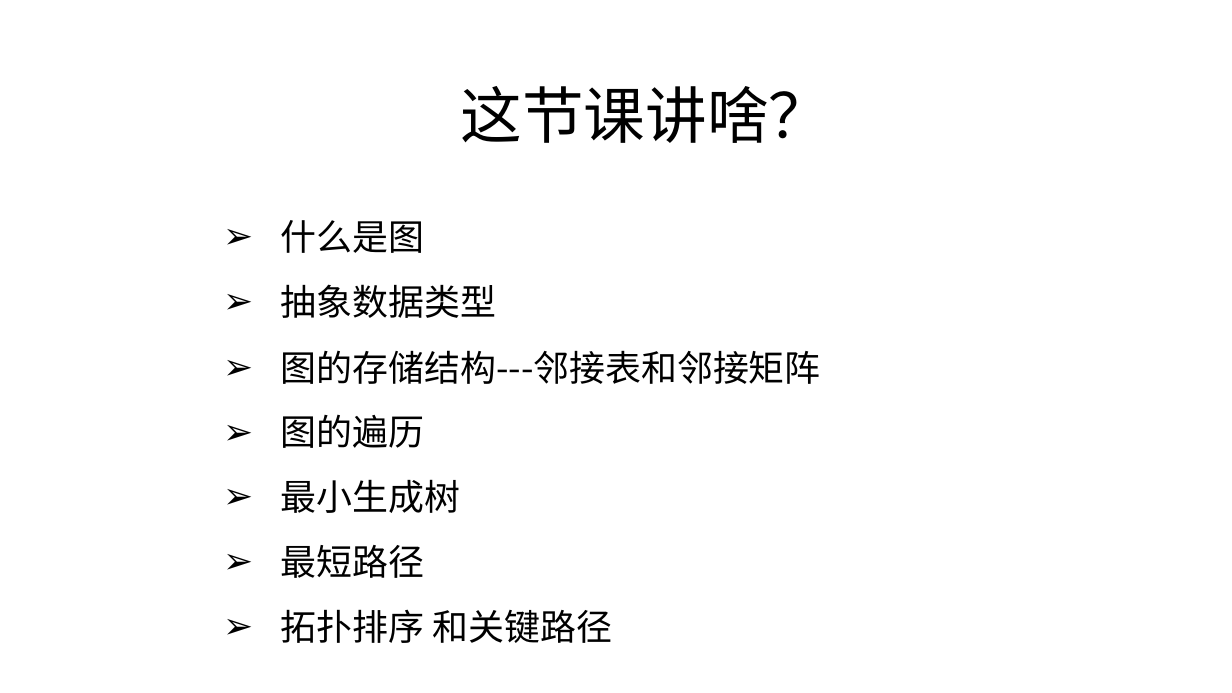
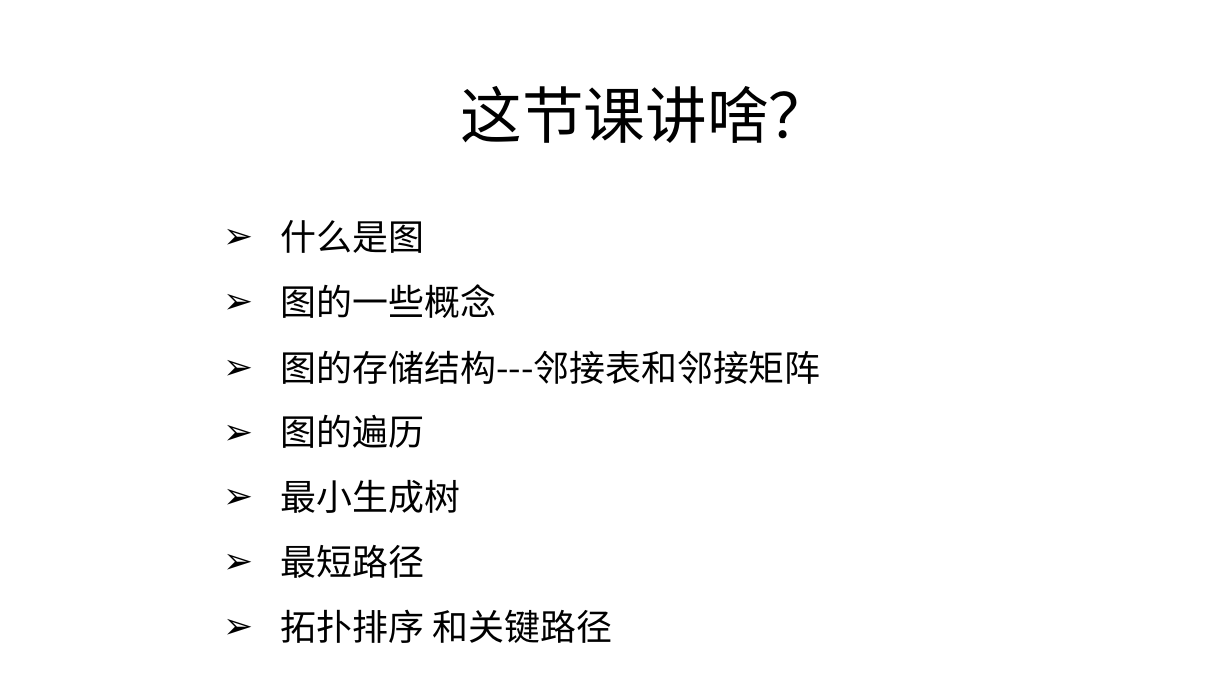
Before and after one commit to zjyesir/hmc_data_structure, a slide deck: slide 2 of ppt/7.图.pptx. Drawn at 1232x693 pixels with LibreOffice and Linux fonts; fonts in the diff are those of the drawing; background and template pictures are left out. Boxes give left, top, right and bottom in pixels: in the first picture for what was removed or moved away, otherwise in the second. Text is boxed around its words. In the diff, an @@ line names an element or a change of style, - is before the commit and + after.

```diff
--- a/ppt/7.图.pptx
+++ b/ppt/7.图.pptx
@@ text at (x1=281, y1=284, x2=496, y2=318): text changed @@
-➢ 抽象数据类型
+➢ 图的一些概念
```
Also in this commit, not shown: 3 slides added, 2 slides removed, 9 other files.
